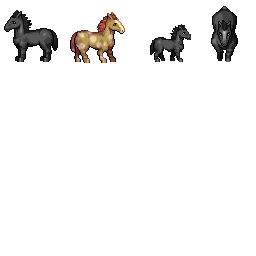
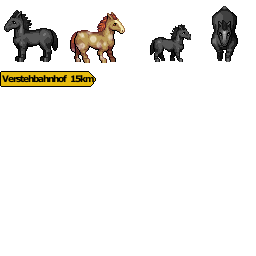
Revision of a layered 256x256 image; what changed, layer by layer:
added layer "Verstehbahnhof 15km" above "foo #1" over [2, 75, 94, 83]
added layer "foo #1" above "Pasted Layer #2" over [0, 71, 96, 87]
